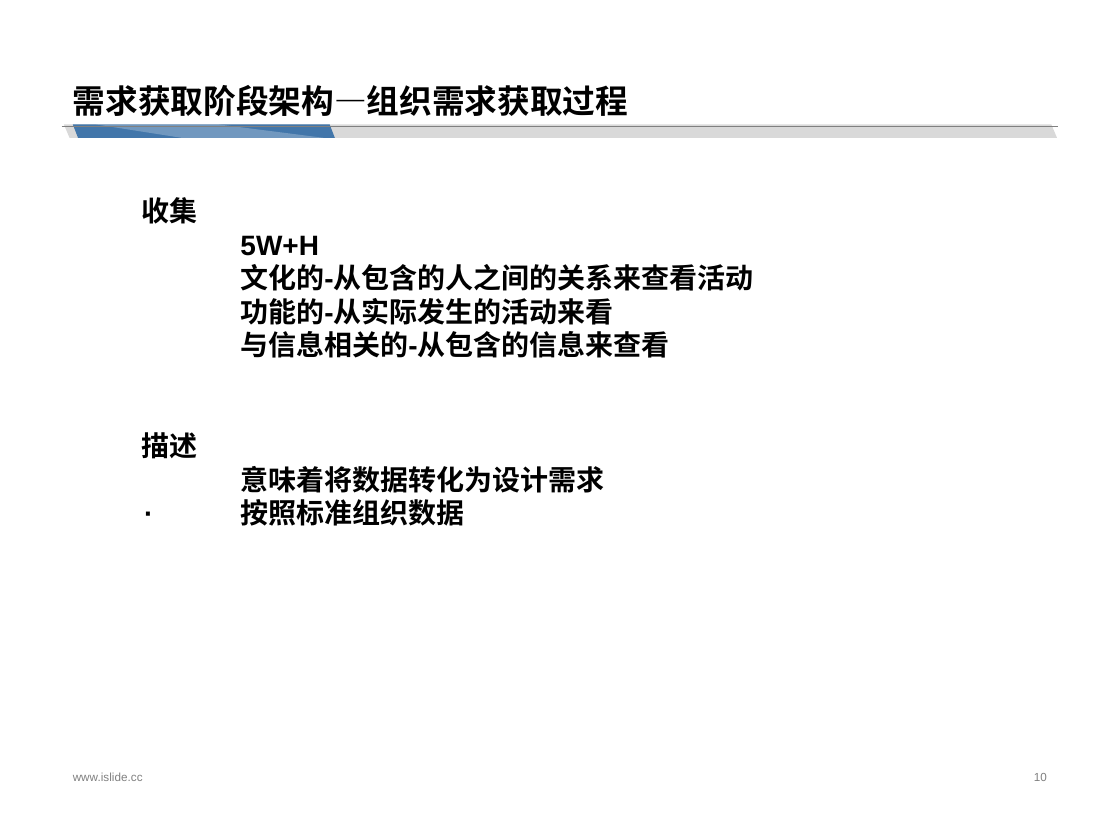
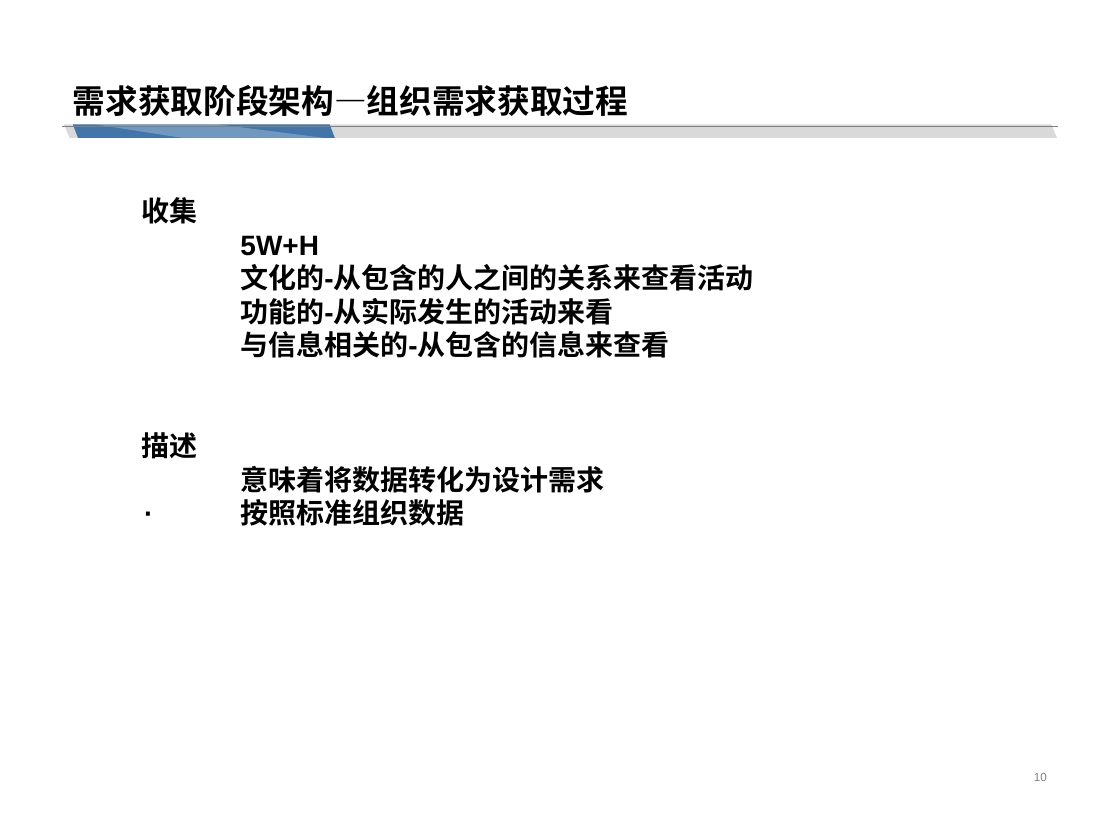
Before and after one commit to cchello/PRD2018-G01, a slide deck: slide 10 of PRD-2018-G01 翻转ppt界面原型.pptx. Drawn at 1120x840 pixels with LibreOffice and Linux fonts; fonts in the diff are those of the drawing. Boxes give left, top, right and bottom in pixels: in the first picture for what was removed or moved away, otherwise in the second. Text is boxed around its words. In the diff, an @@ line names an element or a change of style, - is before the commit and + after.

```diff
--- a/PRD-2018-G01 翻转ppt界面原型.pptx
+++ b/PRD-2018-G01 翻转ppt界面原型.pptx
@@ text removed at (73,772,143,781) @@
-www.islide.cc
```
Also in this commit, not shown: 3 other slides changed, 1 slide removed.
